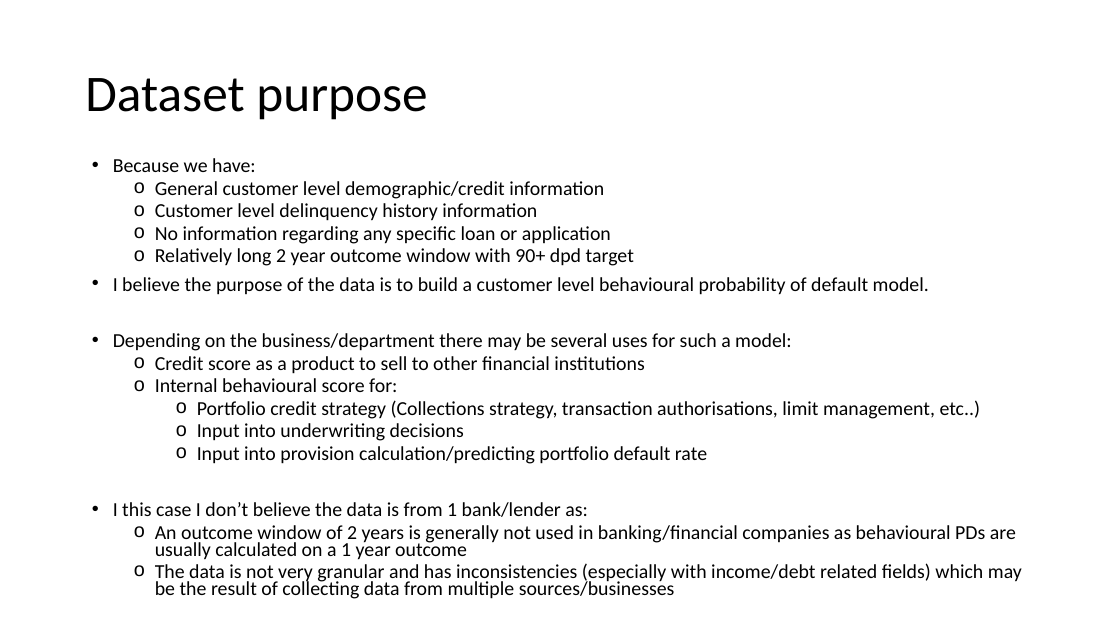
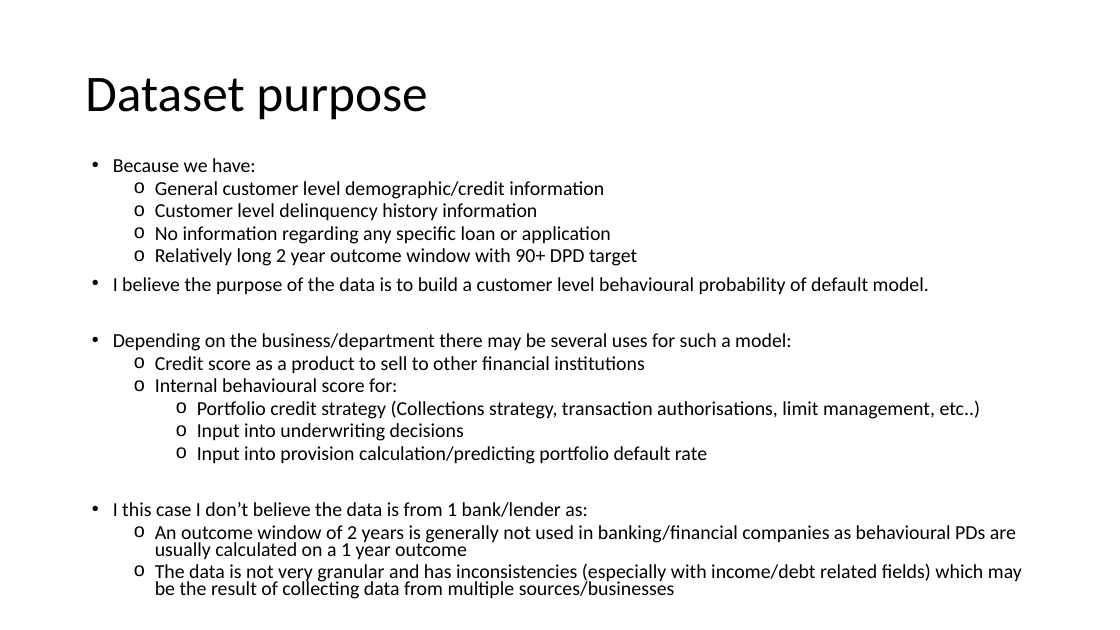
Before and after one commit to matthewjones-perth/givemesomecredit, a slide deck: slide 5 of Paidy Dataset Exercise.pptm. Drawn at 1120x630 pixels with LibreOffice and Linux fonts; fonts in the diff are those of the drawing. Boxes give left, top, right and bottom in pixels: in the first picture for what was removed or moved away, otherwise in the second. Text is boxed around its words. In the diff, an @@ line names an element or a change of style, - is before the commit and + after.

```diff
--- a/Paidy Dataset Exercise.pptm
+++ b/Paidy Dataset Exercise.pptm
@@ text at box(155, 248, 637, 266): text changed @@
-  o Relatively long 2 year outcome window with 90+ dpd target
+  o Relatively long 2 year outcome window with 90+ DPD target
```
Also in this commit, not shown: 12 other slides changed.
